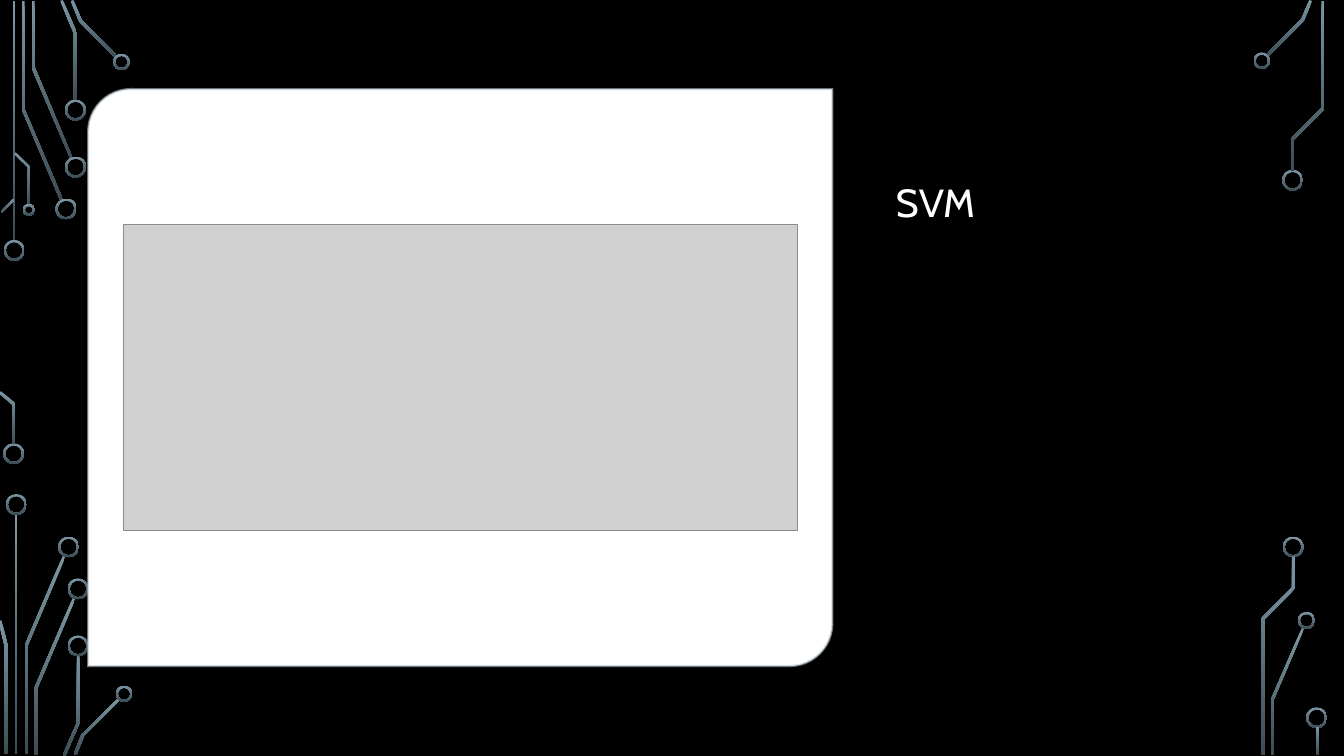
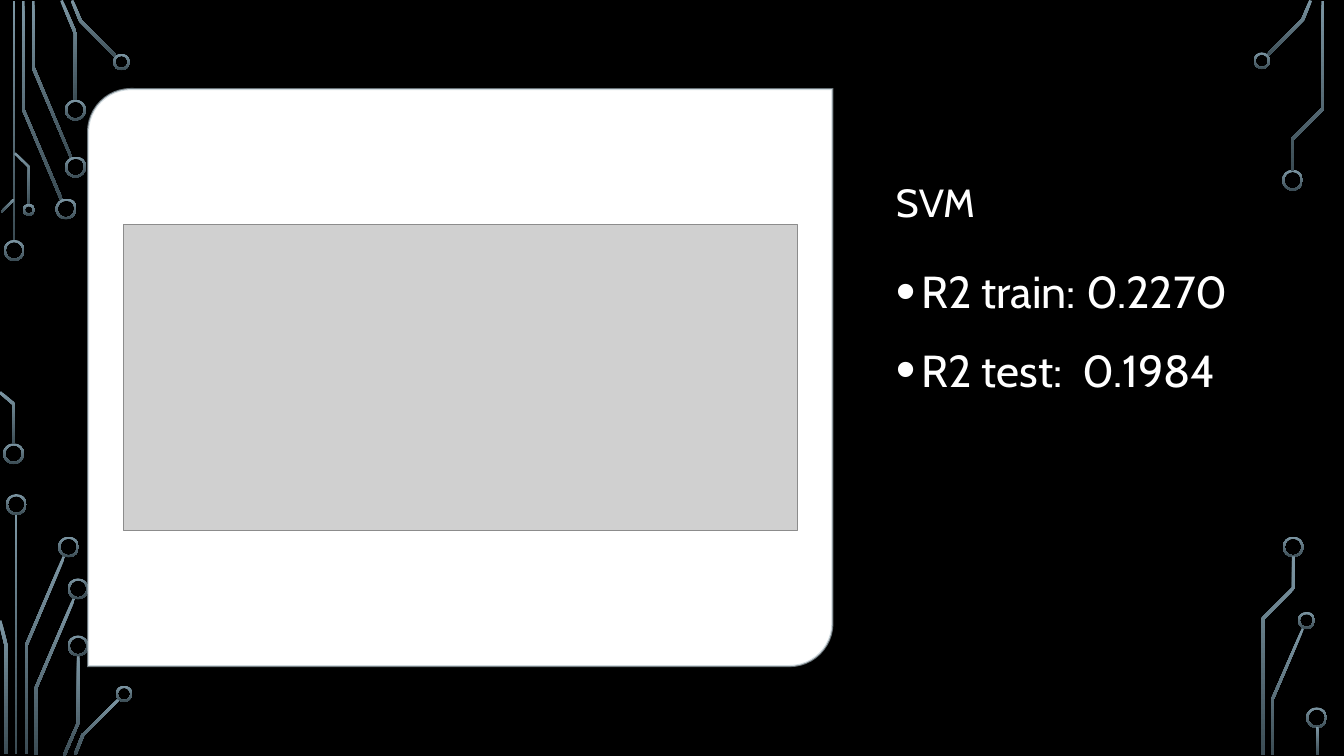
Before and after one commit to bugraefendi/ML-Grades, a slide deck: slide 17 of UpdateMachine Learning I Short Project.pptx (slide 16 before the commit). Drawn at 1344x756 pixels with LibreOffice and Linux fonts; fonts in the diff are those of the drawing; grey boxes stand for pictures; background and template pictures are left out. Boxes give left, top, right and bottom in pixels: in the first picture for what was removed or moved away, otherwise in the second. Text is boxed around its words. In the diff, an @@ line names an element or a change of style, - is before the commit and + after.

```diff
--- a/UpdateMachine Learning I Short Project.pptx
+++ b/UpdateMachine Learning I Short Project.pptx
@@ text added at (x1=921, y1=276, x2=1227, y2=388), 32 pt, text #FFFFFF @@
+• R2 train: 0.2270
+• R2 test: 0.1984
```
Also in this commit, not shown: 1 other slide changed, 1 slide added.
